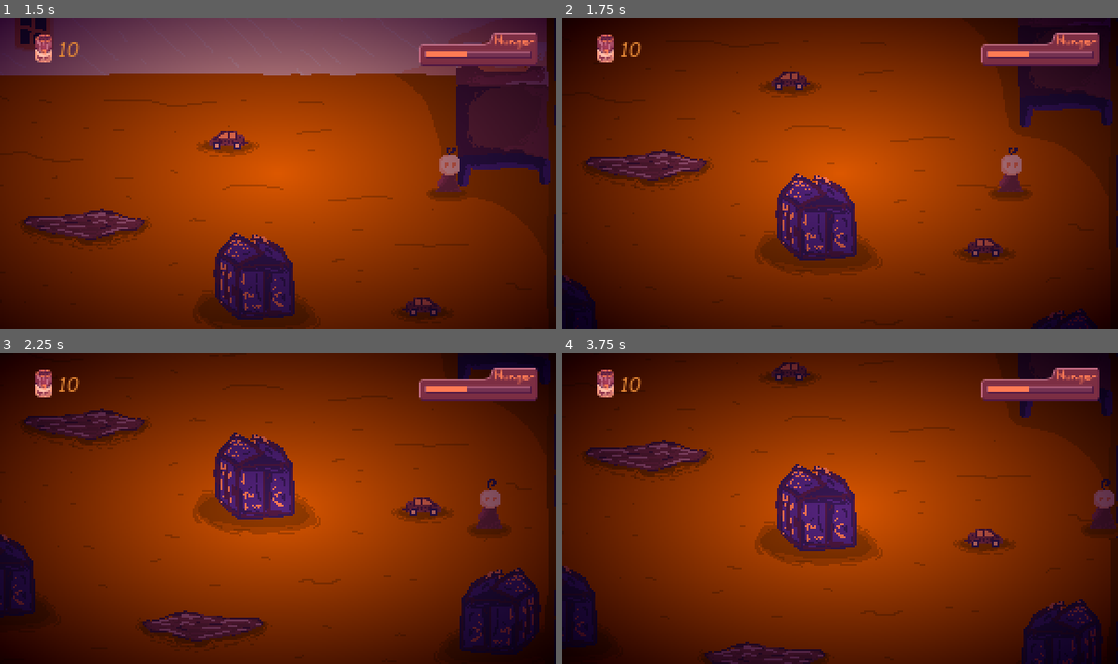
Above: before the commit, frames 1-4 (two rows, left to right).
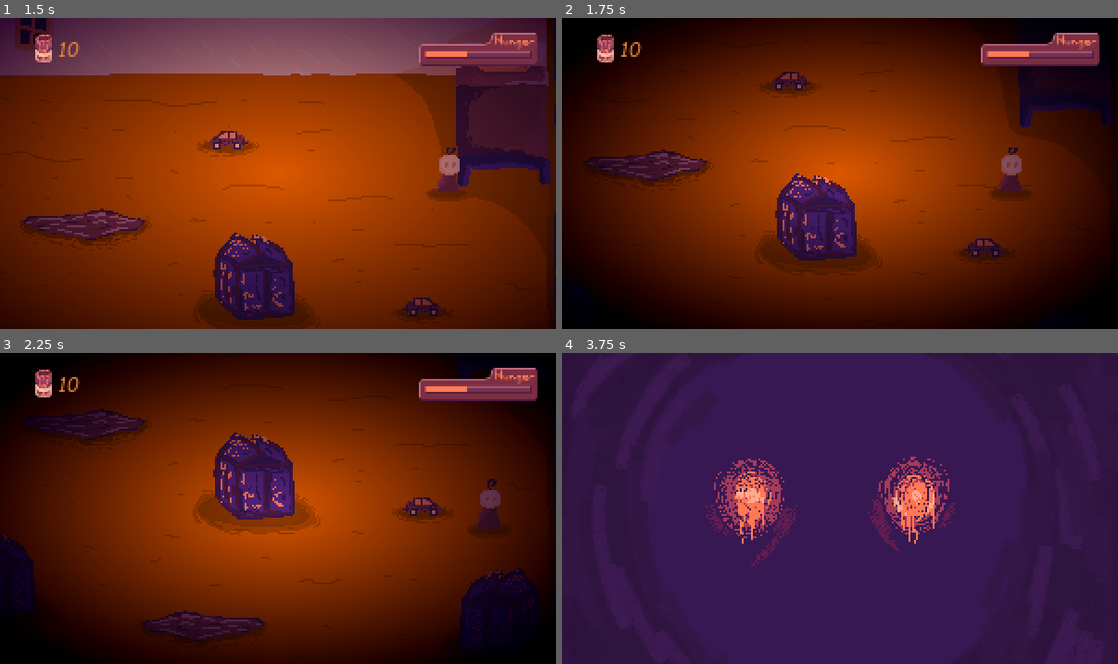
Above: after the commit, the same moments.

Repository: EdBarrancos/Operation_Ai_pain
Game: Godot game, scene res://Scenes/World.tscn
The game is run twice, just before and just after one commit, with the same random seed, the same clock (stepped at 60 frames per second) and the same inputs. The engine's default icon, where the game draws it, is replaced by a stand-in: a white triangle on a blue panel in a dark square.
Inputs:
- Up to frame 1 (1.5 s): tap Enter (ui_accept) at 0.5, 0.77 s; hold D (RIGHT) 0.53-1.28 s; tap F (FEED) at 0.6 s; hold S (DOWN) from 1.28 s (still down); tap T (TEST) at 1.35 s
- Up to frame 2 (1.75 s): keep holding S (DOWN); tap Enter (ui_accept) at 1.52 s
- Up to frame 3 (2.25 s): release S (DOWN) at 2.03 s; hold D (RIGHT) from 2.03 s (still down); tap F (FEED) at 2.1 s
- Up to frame 4 (3.75 s): release D (RIGHT) at 2.78 s; hold W (UP) 2.78-3.53 s; tap T (TEST) at 2.85 s; tap Enter (ui_accept) at 3.02 s; hold A (LEFT) from 3.53 s (still down); tap F (FEED) at 3.6 s

Frame 1 is identical in both runs. In frame 2, 60% of the frame differs, in the area x 0-100%, y 0-100%; in frame 3, 57%; in frame 4, 98%.

Commit message:
Add Growl To Losing Screen

Diff:
--- a/OperationAi/Player/Scenes/Player.tscn
+++ b/OperationAi/Player/Scenes/Player.tscn
@@ -59,3 +59,4 @@
 
 [node name="FootSteps" type="AudioStreamPlayer" parent="PlayerAnimation"]
 stream = ExtResource( 8 )
+bus = "SoundEffects"
--- a/OperationAi/Scenes/Menus/LosingMenu.tscn
+++ b/OperationAi/Scenes/Menus/LosingMenu.tscn
@@ -1,7 +1,8 @@
-[gd_scene load_steps=3 format=2]
+[gd_scene load_steps=4 format=2]
 
 [ext_resource path="res://Scenes/Menus/Cutscene/monster_hungry1.png" type="Texture" id=1]
 [ext_resource path="res://Scripts/LosingMenu.gd" type="Script" id=2]
+[ext_resource path="res://SoundAssets/defeat_ending_growl.mp3" type="AudioStream" id=3]
 
 [node name="LosingMenu" type="Node2D"]
 script = ExtResource( 2 )
@@ -14,4 +15,9 @@
 [node name="CutsceneTimer" type="Timer" parent="."]
 autostart = true
 
+[node name="Growl" type="AudioStreamPlayer" parent="."]
+stream = ExtResource( 3 )
+volume_db = 10.903
+bus = "Growl"
+
 [connection signal="timeout" from="CutsceneTimer" to="." method="_on_CutsceneTimer_timeout"]
--- a/OperationAi/Scenes/Room.tscn
+++ b/OperationAi/Scenes/Room.tscn
@@ -86,8 +86,7 @@
 
 [node name="Monster" parent="." instance=ExtResource( 4 )]
 initialHunger = 50
-baseDecreases = 5
-waitingTime = 3
+baseDecreases = 20
 
 [node name="AudioServer" type="Node2D" parent="."]
 script = ExtResource( 7 )
--- a/OperationAi/Scripts/LosingMenu.gd
+++ b/OperationAi/Scripts/LosingMenu.gd
@@ -8,6 +8,7 @@
 
 onready var sprite = $Sprite
 onready var cutsceneTimer = $CutsceneTimer
+onready var growl = $Growl
 onready var currentImage = 0
 
 export var cutsceneWaitingTime = 1
@@ -28,4 +29,6 @@
 		get_parent().SwitchToMainMenu(self)
 	else:
 		currentImage+=1
+		if currentImage + 1 >= cutsceneImages.size():
+			growl.play()
 		sprite.texture = cutsceneImages[currentImage]
--- a/OperationAi/default_bus_layout.tres
+++ b/OperationAi/default_bus_layout.tres
@@ -12,13 +12,16 @@
 [sub_resource type="AudioEffectDelay" id=4]
 resource_name = "Delay"
 
+[sub_resource type="AudioEffectStereoEnhance" id=5]
+resource_name = "StereoEnhance"
+
 [resource]
 bus/0/volume_db = -3.22095
 bus/1/name = "Music"
 bus/1/solo = false
 bus/1/mute = false
 bus/1/bypass_fx = false
-bus/1/volume_db = -4.55669
+bus/1/volume_db = -10.6523
 bus/1/send = "Master"
 bus/1/effect/0/effect = SubResource( 1 )
 bus/1/effect/0/enabled = true
@@ -28,3 +31,17 @@
 bus/1/effect/2/enabled = false
 bus/1/effect/3/effect = SubResource( 4 )
 bus/1/effect/3/enabled = false
+bus/2/name = "SoundEffects"
+bus/2/solo = false
+bus/2/mute = false
+bus/2/bypass_fx = false
+bus/2/volume_db = -5.91678
+bus/2/send = "Master"
+bus/3/name = "Growl"
+bus/3/solo = false
+bus/3/mute = false
+bus/3/bypass_fx = false
+bus/3/volume_db = 2.44258
+bus/3/send = "SoundEffects"
+bus/3/effect/0/effect = SubResource( 5 )
+bus/3/effect/0/enabled = true
Not shown, added: OperationAi/SoundAssets/defeat_ending_growl.mp3.import
Not shown: 1 places in OperationAi/default_bus_layout.tres that only renumber resources
Not shown, added: OperationAi/SoundAssets/defeat_ending_growl.mp3
